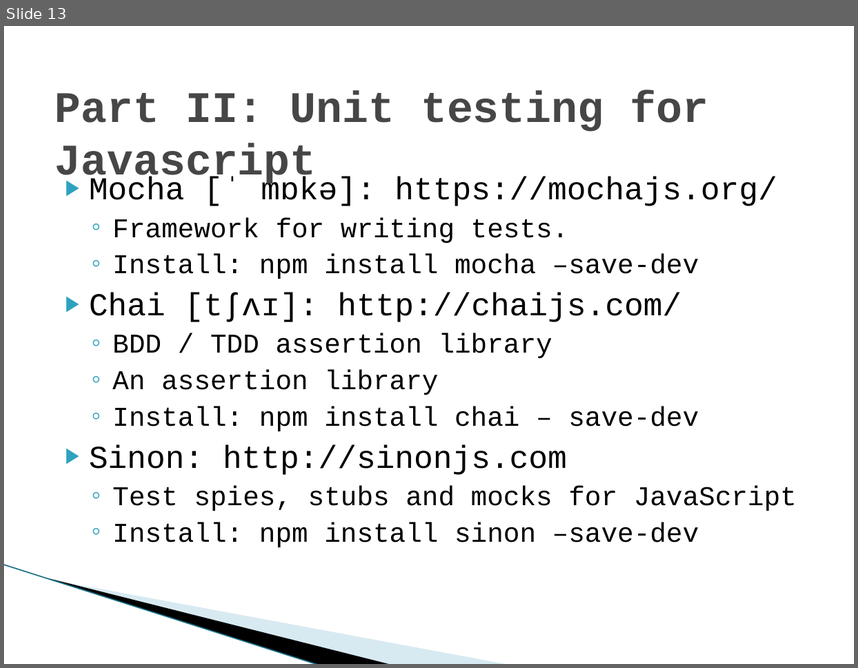
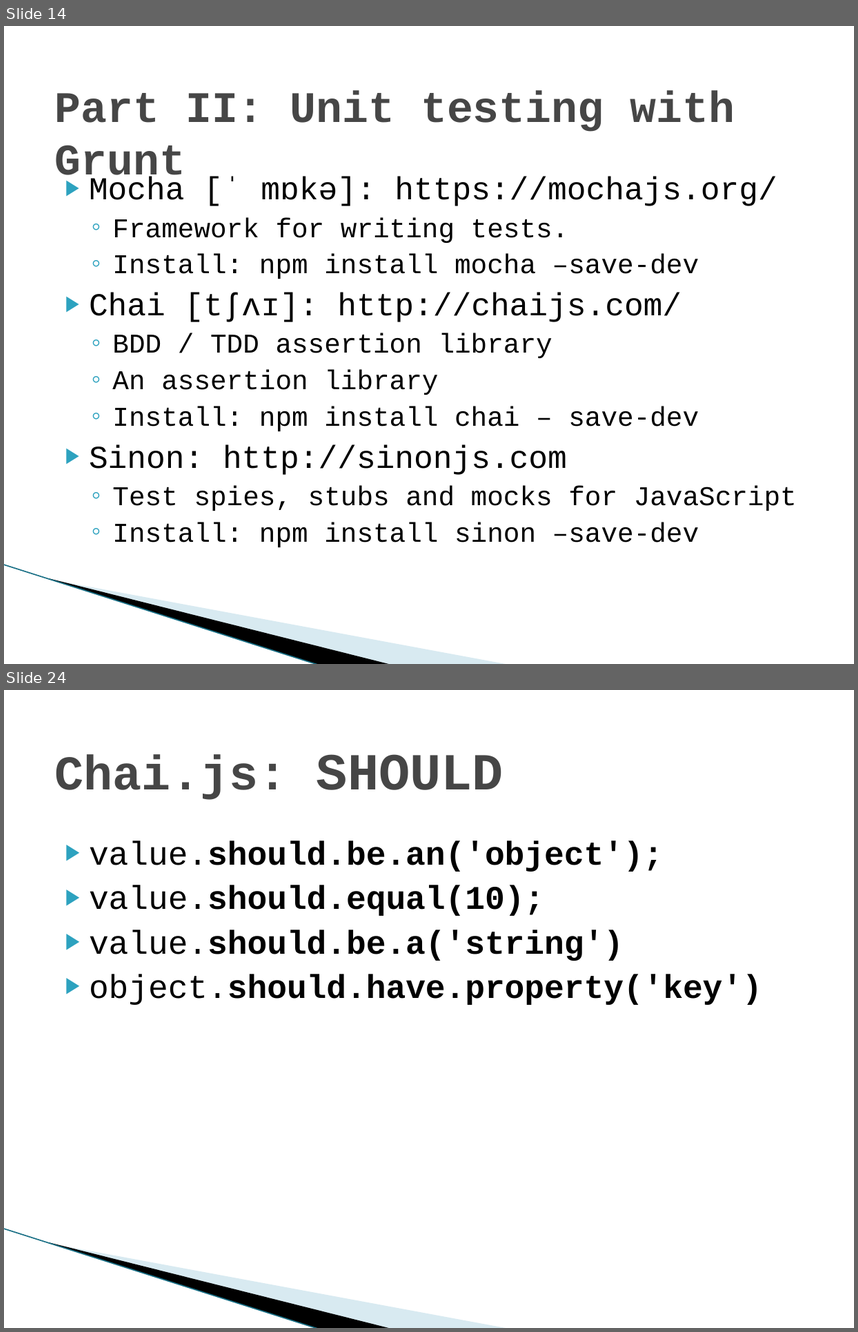
Before and after one commit to jerrykid/Automation-FrontEnd-With-Gruntjs, a slide deck: Automation-FrontEnd-With-Gruntjs.pptx. Shown one above the other, each under a label of ours: slide 13 before the commit, slides 14 and 24 after it; the slides between them are not shown. The pictures are 858x668 and 858x1332 pixels, drawn with LibreOffice and Linux fonts; fonts in the diff are those of the drawing; background and template pictures are left out. Boxes give left, top, right and bottom in pixels: in the first picture for what was removed or moved away, otherwise in the second. Text is boxed around its words. In the diff, an @@ line names an element or a change of style, - is before the commit and + after.

```diff
--- a/Automation-FrontEnd-With-Gruntjs.pptx
+++ b/Automation-FrontEnd-With-Gruntjs.pptx
@@ slide 24 added at (x1=4, y1=690, x2=854, y2=1328), background #FFFFFF; not listed: 3 template elements that a slide beside it also shows @@
@@ title added at (x1=55, y1=754, x2=504, y2=800), 41 pt, text #464646, bold @@
+Chai.js: SHOULD
@@ text added at (x1=89, y1=841, x2=762, y2=1005), 28 pt, text #000000, bold @@
+▶ value.should.be.an('object');
+▶ value.should.equal(10);
+▶ value.should.be.a('string')
+▶ object.should.have.property('key')
@@ what was slide 13 is now slide 14 @@
@@ slide 14 changed as well @@
@@ title at (x1=55, y1=91, x2=735, y2=185): text changed @@
-Part II: Unit testing for Javascript
+Part II: Unit testing with Grunt
```
Also in this commit, not shown: 4 other slides changed, 14 other slides added, 1 slide removed, 1 other file.
